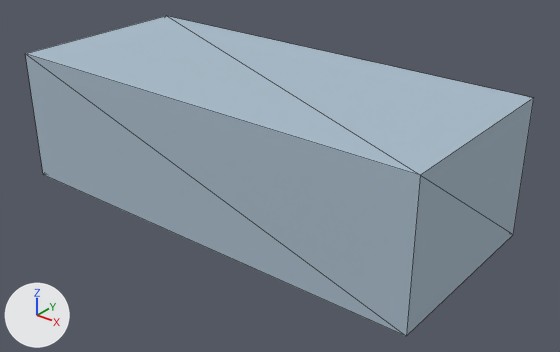
One commit to the glTF model shared/assets/models/fish_opal_flounder.glb: the scene before it, then after it.
One viewpoint serves both versions: a 50 mm camera at (0.299, -0.353, 0.198) aimed at (0.016, 0.0, -0.02). Arrows for +X, +Y and +Z are at lower left; the lights stay in place. The older version comes first. Mesh edges are drawn as thin lines. Vertices at exactly the same position are counted once.

In view in the first picture: 'species.opal_flounder'.
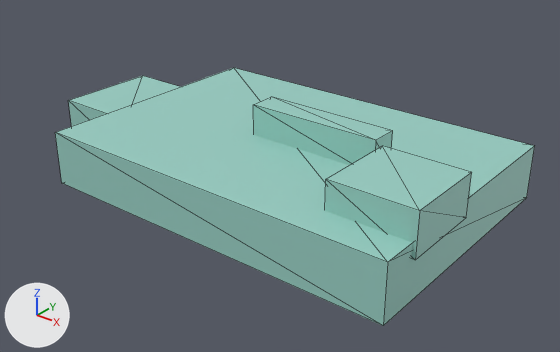
Boxes (x1, y1, x2, y2) around the edits, measured in the pictures (560 x 352 px):
```json
{"object": "species.opal_flounder", "change": "recoloured, surface changed, reshaped, rescaled", "before": [25, 16, 534, 336], "after": [55, 68, 535, 326], "on screen": "19% shorter"}
```

Edits to the scene script, one JSON object a line:
```json
{"op": "set", "path": "mat_item.base_color", "old": "(0.397, 0.503, 0.597)", "new": "(0.323, 0.631, 0.558)", "note": "blue #a9bccb -> cyan #9ad0c5"}
{"op": "set", "path": "mat_item.roughness", "old": "0.85", "new": "0.55"}
{"block": "me_item", "where": "# used by ob_species_opal_flounder; location = (0.0, 0.0, 0.0); scale = (0.3, 0.13, 0.09)"}
{"op": "remove", "block": "me_item", "code": "me_item.from_pydata(...)  # 8 vertices, 12 faces; spans x -0.5..0.5, y -0.5..0.5, z -0.5..0.5"}
{"op": "add", "block": "me_item", "code": "me_item.from_pydata(...)  # 32 vertices, 48 faces; spans x -0.5..0.5, y -0.284..0.284, z -0.093..0.093"}
{"block": "me_item", "change": "me_item part 1: the whole mesh is rebuilt"}
{"op": "set", "path": "ob_species_opal_flounder.scale", "old": "(0.3, 0.13, 0.09)", "new": "(0.3, 0.3, 0.3)"}
```
